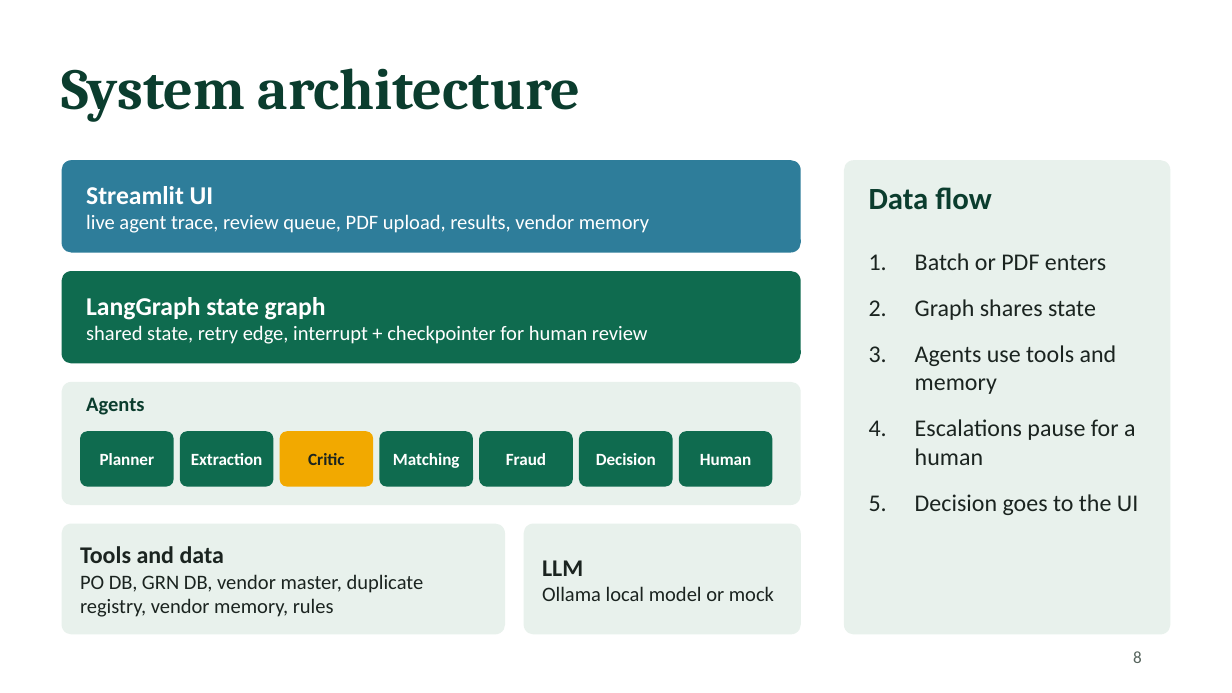
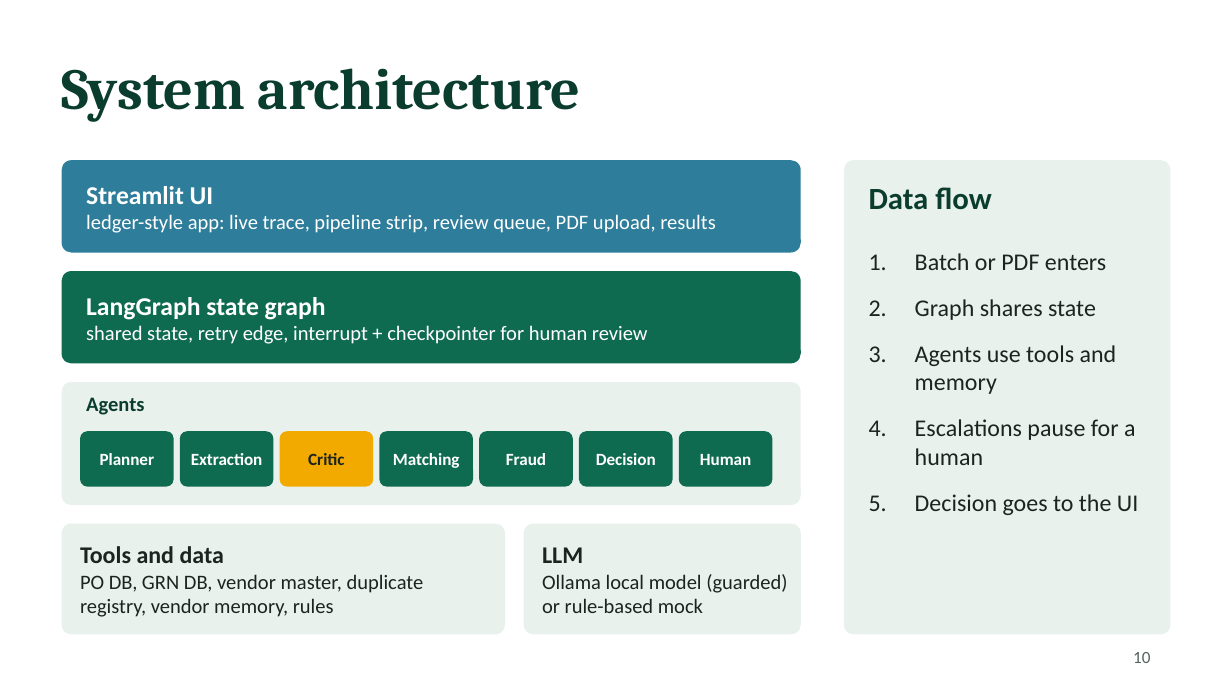
Before and after one commit to Saafalya/invoice_agents, a slide deck: slide 10 of docs/FAAISaafalyaSengupta158.pptx (slide 8 before the commit). Drawn at 1232x693 pixels with LibreOffice and Linux fonts; fonts in the diff are those of the drawing. Boxes give left, top, right and bottom in pixels: in the first picture for what was removed or moved away, otherwise in the second. Text is boxed around its words. In the diff, an @@ line names an element or a change of style, - is before the commit and + after.

```diff
--- a/docs/FAAISaafalyaSengupta158.pptx
+++ b/docs/FAAISaafalyaSengupta158.pptx
@@ text at <box>86,214,715,233</box>: text changed @@
-live agent trace, review queue, PDF upload, results, vendor memory
+ledger-style app: live trace, pipeline strip, review queue, PDF upload, results
@@ text at <box>542,574,787,613</box>: text changed @@
-Ollama local model or mock
+Ollama local model (guarded) or rule-based mock
@@ page number at <box>1133,652,1150,663</box>: text changed @@
-8
+10
```
Also in this commit, not shown: 5 other slides changed, 2 slides added, 3 other files.
